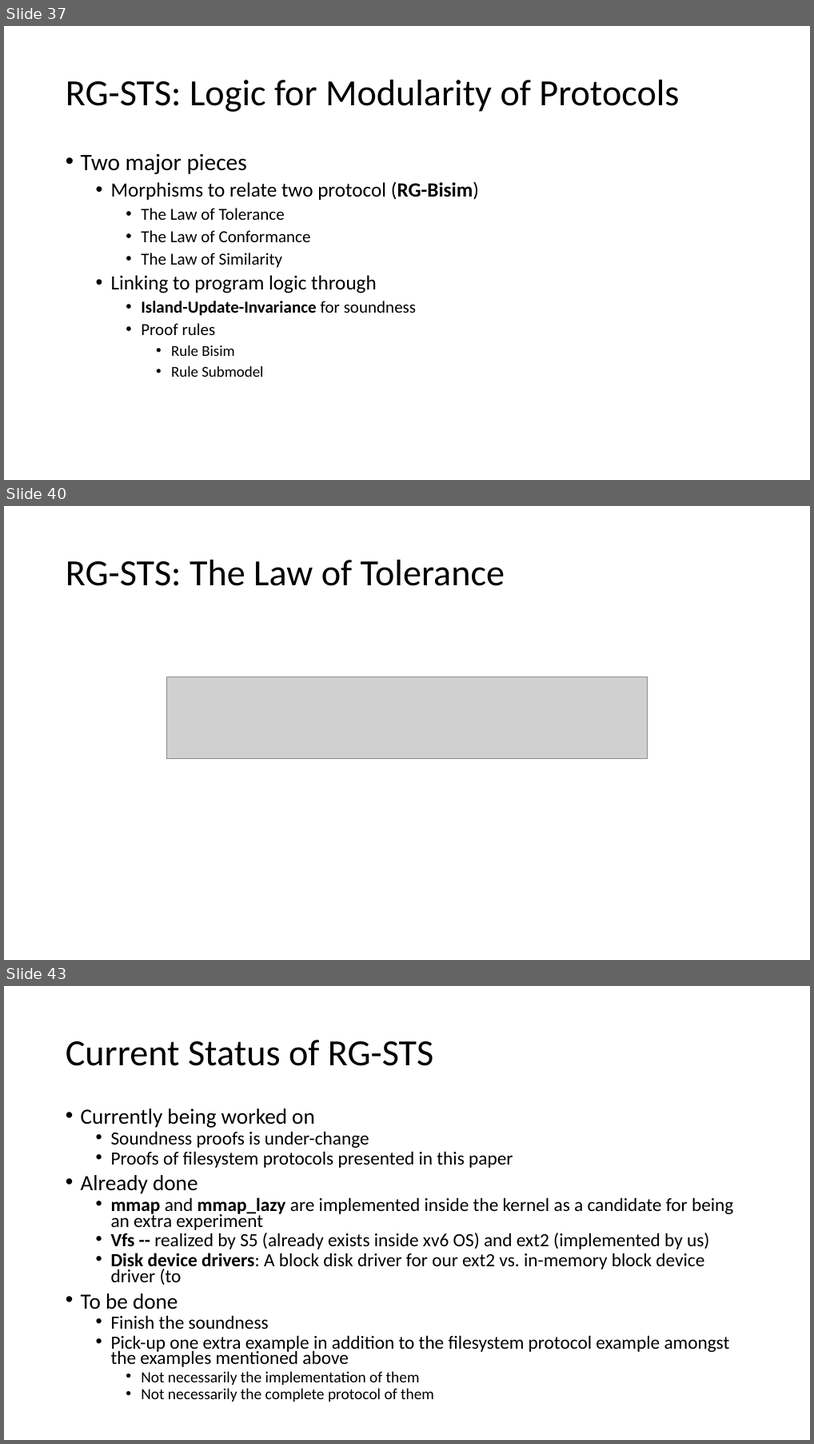
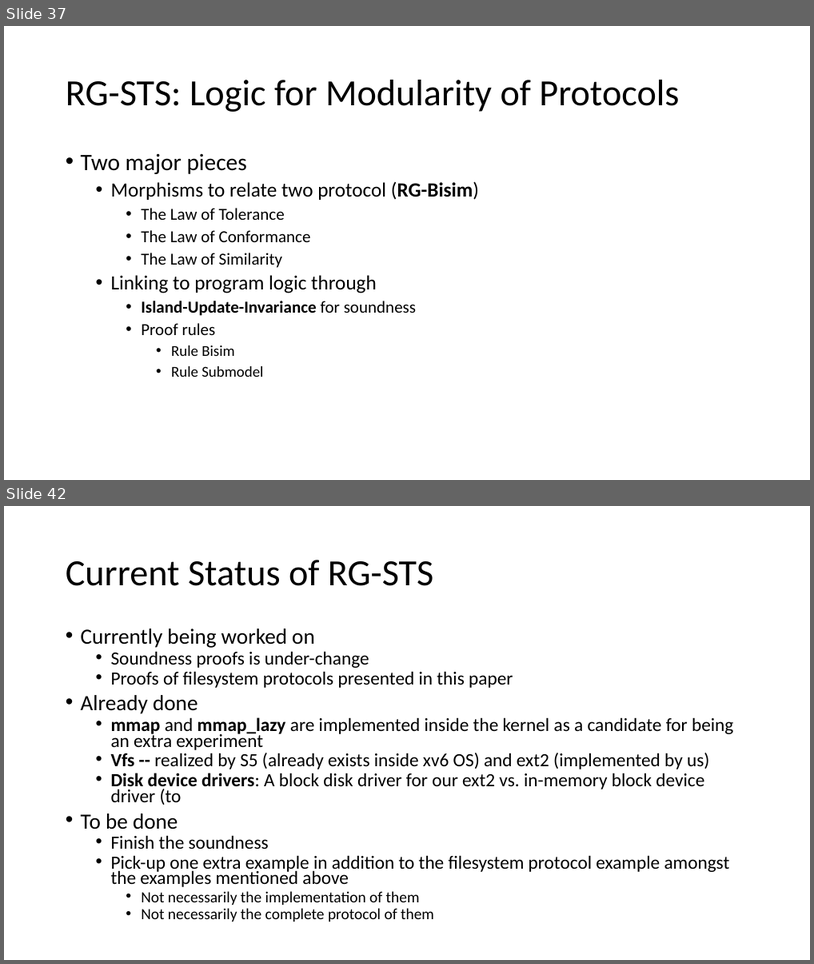
Before and after one commit to Contingent-Systems/modal_abstractions_presentations, a slide deck: thesis_proposal/proposal.pptx. Shown one above the other, each under a label of ours: slides 37, 40 and 43 before the commit, slides 37 and 42 after it; the slides between them are not shown. The pictures are 814x1444 and 814x964 pixels, drawn with LibreOffice and Linux fonts; fonts in the diff are those of the drawing; grey boxes stand for pictures. Boxes give left, top, right and bottom in pixels: in the first picture for what was removed or moved away, otherwise in the second. Text is boxed around its words. In the diff, an @@ line names an element or a change of style, - is before the commit and + after.

```diff
--- a/thesis_proposal/proposal.pptx
+++ b/thesis_proposal/proposal.pptx
@@ slide 40 removed at [4,506,810,960], background #FFFFFF @@
@@ title removed at [66,560,505,586] @@
-RG-STS: The Law of Tolerance
@@ picture removed at [166,676,648,759] @@
@@ what was slide 43 is now slide 42 @@
```
Also in this commit, not shown: 6 slides changed.
